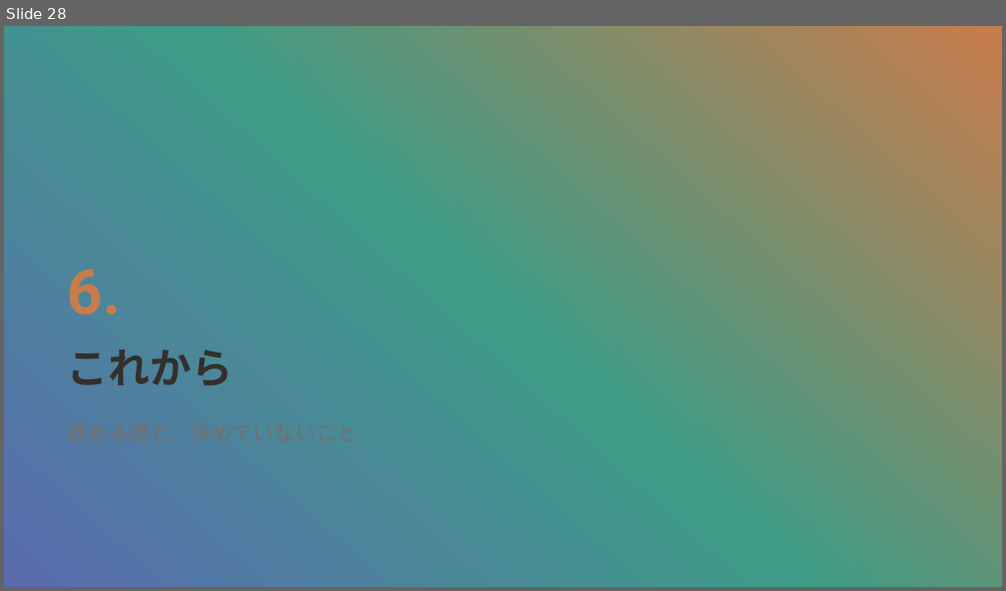
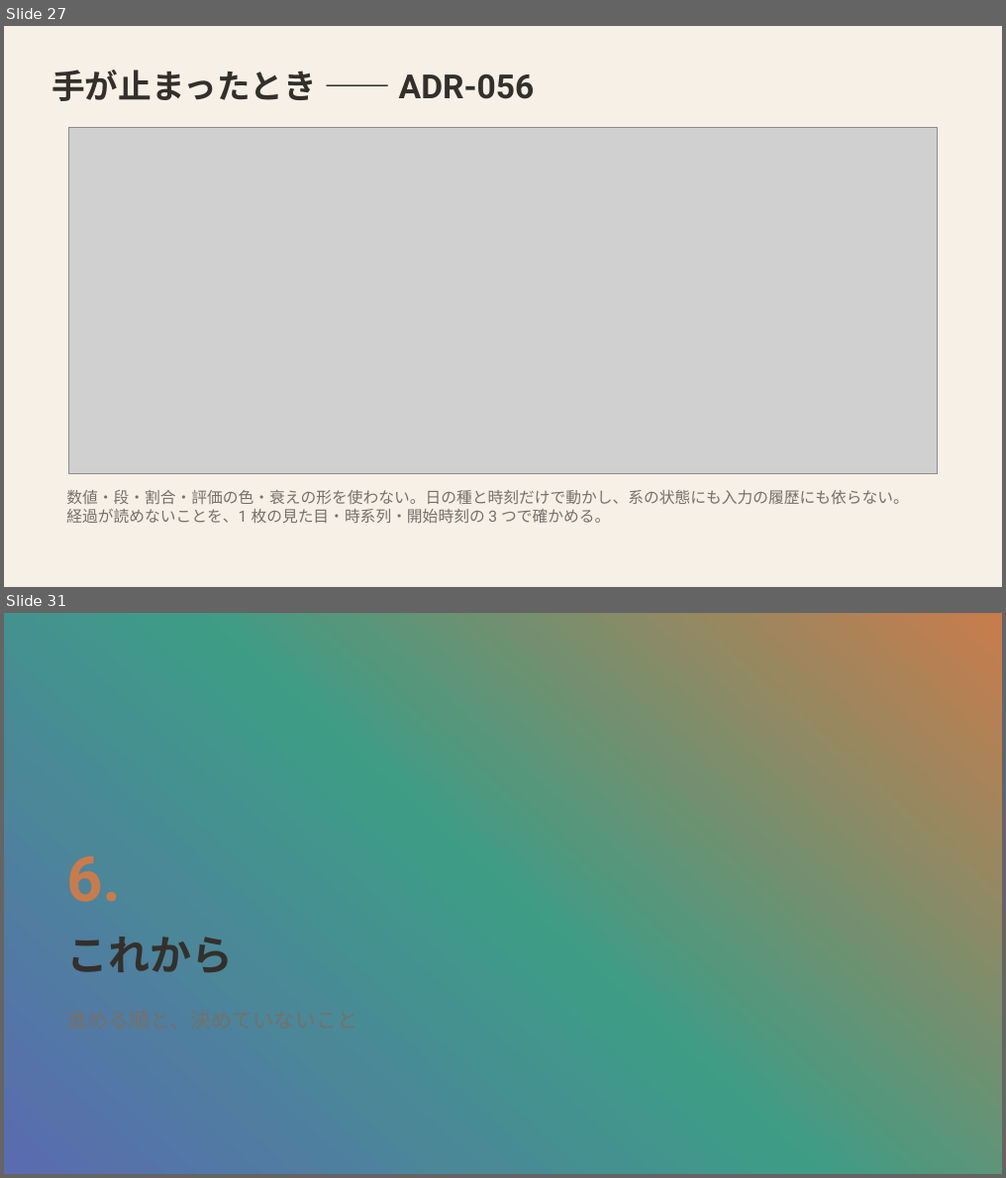
Before and after one commit to mikotomiura/GSE-prototype, a slide deck: docs/slides/project-overview/GSE_handmark_design.pptx. Shown one above the other, each under a label of ours: slide 28 before the commit, slides 27 and 31 after it; the slides between them are not shown. The pictures are 1006x591 and 1006x1178 pixels, drawn with LibreOffice and Linux fonts; fonts in the diff are those of the drawing; grey boxes stand for pictures; background and template pictures are left out. Boxes give left, top, right and bottom in pixels: in the first picture for what was removed or moved away, otherwise in the second. Text is boxed around its words. In the diff, an @@ line names an element or a change of style, - is before the commit and + after.

```diff
--- a/docs/slides/project-overview/GSE_handmark_design.pptx
+++ b/docs/slides/project-overview/GSE_handmark_design.pptx
@@ slide 27 added at (4,26,1002,587), background #F7F0E6 @@
@@ text added at (52,70,535,101), 32 pt, text #33302B, bold @@
+手が止まったとき —— ADR-056
@@ picture added at (69,127,938,474) @@
@@ text added at (66,490,908,523), 15 pt, text #74706A @@
+数値・段・割合・評価の色・衰えの形を使わない。日の種と時刻だけで動かし、系の状態にも入力の履歴にも依らない。
+経過が読めないことを、1 枚の見た目・時系列・開始時刻の 3 つで確かめる。
@@ what was slide 28 is now slide 31 @@
```
Also in this commit, not shown: 15 slides changed, 2 other slides added, 12 other files.
